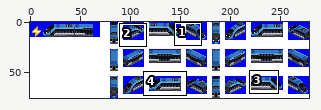
One commit to this sprite sheet: src/locomotive/ITX_SM2/ITX_SM2_C.png. The first picture is a wide view before the edit; the outline marks the close-up.
Close-up. As it was:
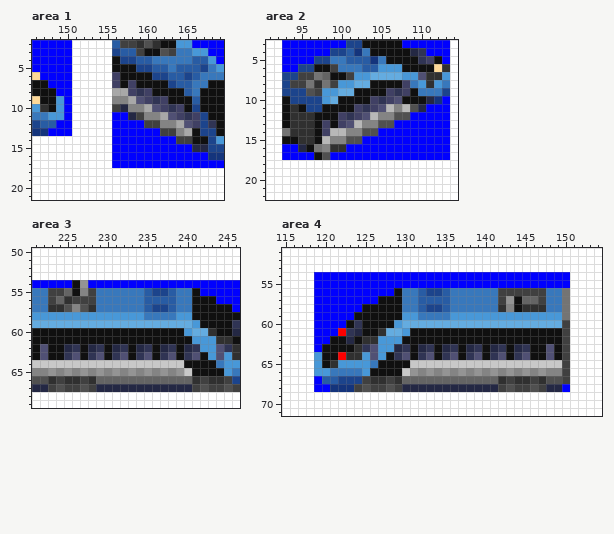
The file is 279x76 pixels. Shown: area 1: x 146..169, y 2..21; area 2: x 91..114, y 3..22; area 3: x 221..246, y 50..69; area 4: x 115..154, y 51..71. The commit also changed other parts of the picture, which this record leaves out.
After:
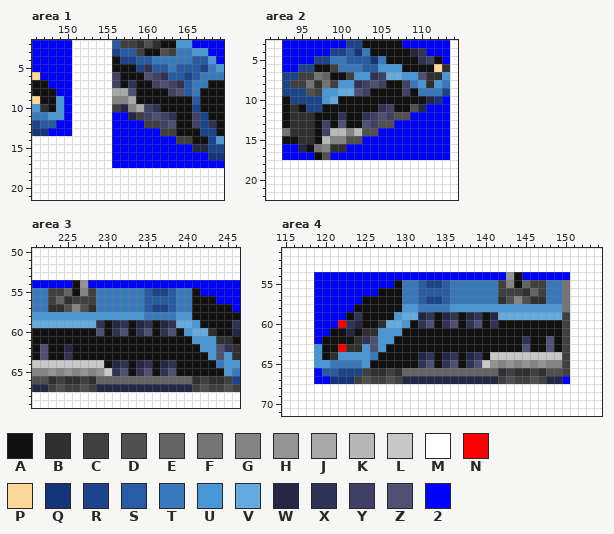
Palette (. is transparent): A #101010  B #303030  C #404040  D #505050  E #646464  F #747474  G #848484  H #949494  J #a8a8a8  K #b8b8b8  L #c8c8c8  M #ffffff  N #fc0000  P #fcd898  Q #14347c  R #1c448c  S #285ca4  T #3878bc  U #4898d8  V #64ace0  W #242844  X #303454  Y #404064  Z #505074  2 #0000ff
Change:
Changed rows in their new state; - is an unchanged pixel.
Area 1:
first column x 158:
 5 --X-----
 6 --ZYX---
 7 X--YZYX-
 8 ZAA--YZ-
 9 -AAAA---
10 -JYXAAA-
11 --YZYXAA
12 ----YZAA
13 ------AA
Area 2:
first column x 100:
 7 ----XY---
 8 --XYZY---
 9 --ZY--AA-
10 ----AAAA-
11 --AAAXYAA
12 XAAXYZY--
13 ZAAZY----
14 --K------
Area 3:
first column x 226:
59 ---XAWXAWXAWX---
60 ---Z-XZ-XZ-XZ---
62 A-AA-AA-AA-AA-AA
63 A-AA-AA-AA-AA-AA
64 ----AWXAWXAWXA--
65 ----LXZAXZAXZAA-
Area 4:
first column x 119:
54 ------------------------HA------
55 ----------ATTSRRSTTTTTTCGAECCTTF
56 --------AA----SS----------BE----
57 ------AA------RR-------BDGDBB---
58 -----A-----UUTTTTUUUUUUUUUUUUUU-
59 ----AX----UVVWXAWXAWXAWVVVVVVVVC
60 ---NXW--BVVUAXZAXZAXZAXAAAAAAAA-
61 --AAWABBUUUA--------------------
62 -A--ABXZ--A---------------X--Z--
63 U--NB-U--AAA-AA-AA-AA-AA-AZ-----
64 --BUUU-TA-AA-WX-WX-WX-LLLLLLLLL-
65 -UTTTT-A----AXZAXZAXZ-HGHGHGHGG-
66 2SSRRRCBBCBEEEEEEEEEEEEBCBBCBDD-
67 -2QQQCDCCDCWWWWWWWWWWWWCDCCDCWW2
68 MMMMMMMMMMMMMMMMMMMMMMMMMMMMMMMM
Boxes around the changes in both close-ups, in picture pixels (x1, y1, x2, y2):
changed: (128, 64, 192, 136)
changed: (338, 72, 410, 136)
changed: (72, 320, 200, 376)
changed: (314, 272, 570, 392)
